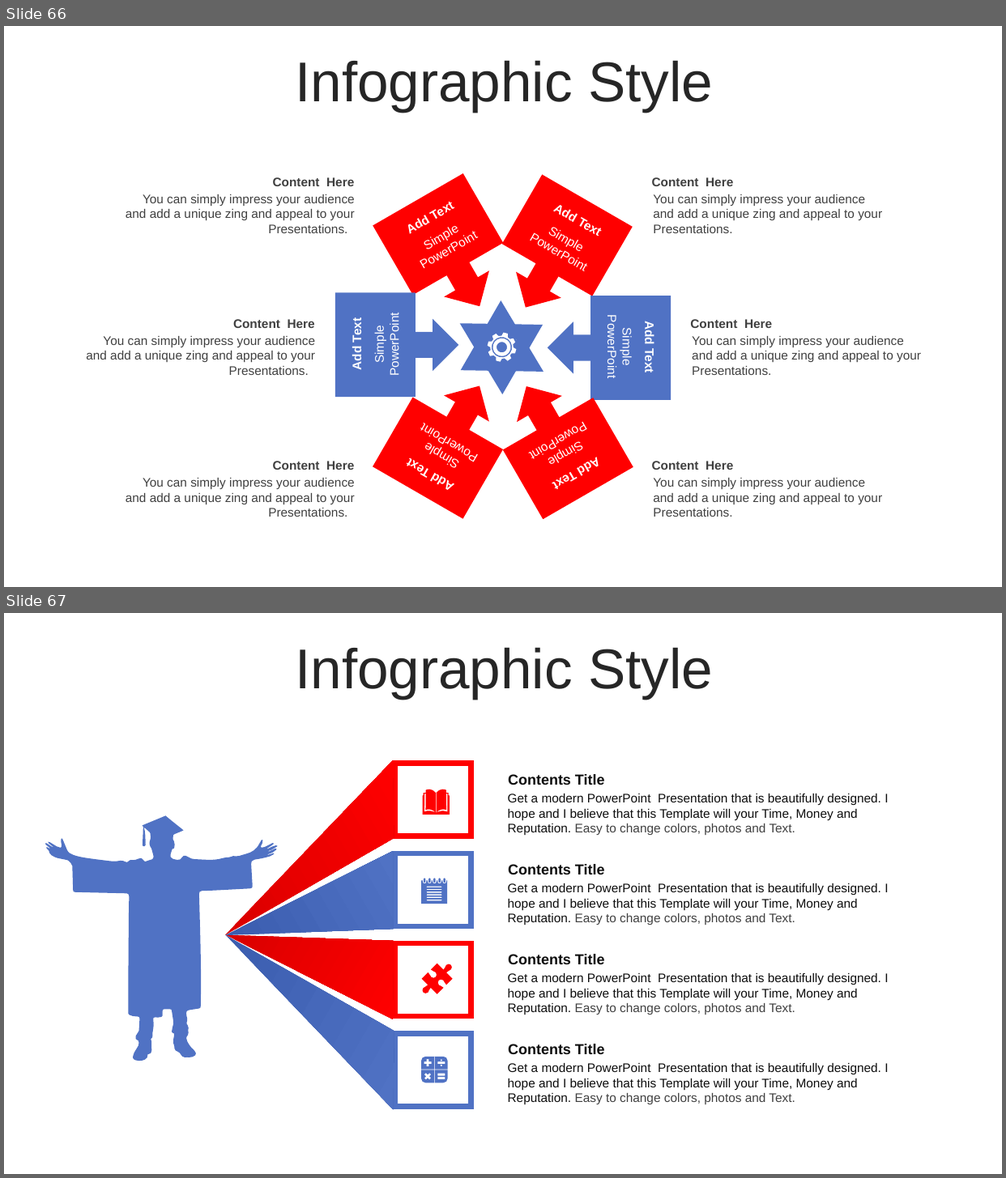
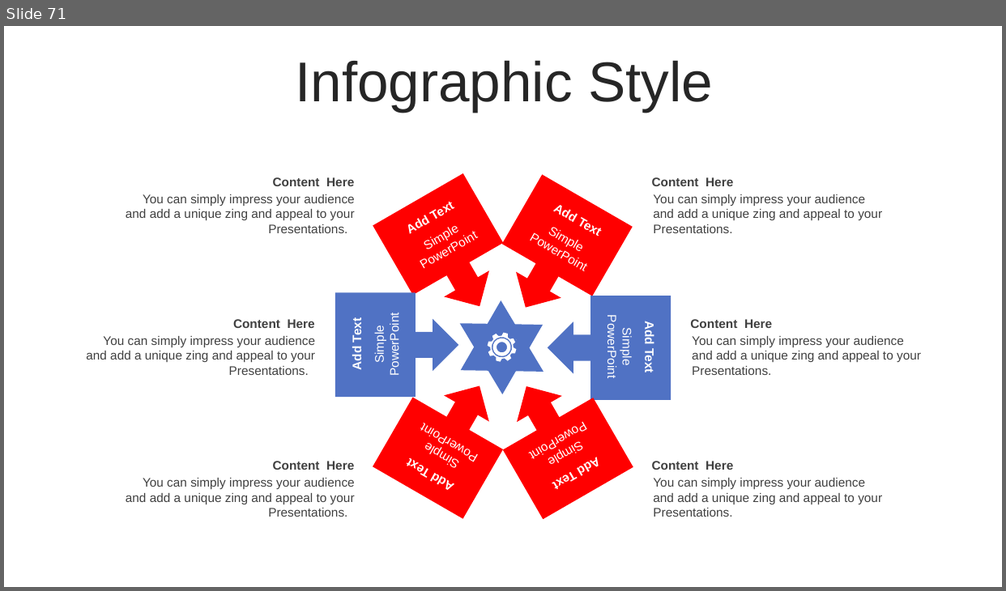
Before and after one commit to WatcharapolxFa/SolveProblemsIn-C-Language, a slide deck: TeachCLanguage/C.pptx. Shown one above the other, each under a label of ours: slides 66 and 67 before the commit, slide 71 after it. The pictures are 1006x1178 and 1006x591 pixels, drawn with LibreOffice and Linux fonts; fonts in the diff are those of the drawing. Boxes give left, top, right and bottom in pixels: in the first picture for what was removed or moved away, otherwise in the second. Text is boxed around its words. In the diff, an @@ line names an element or a change of style, - is before the commit and + after.

```diff
--- a/TeachCLanguage/C.pptx
+++ b/TeachCLanguage/C.pptx
@@ slide 67 removed at (x1=4, y1=613, x2=1002, y2=1174), background #FFFFFF @@
@@ text removed at (x1=295, y1=647, x2=713, y2=699) @@
-Infographic Style
@@ freeform shape removed at (x1=225, y1=761, x2=394, y2=935) @@
@@ rectangle removed at (x1=394, y1=764, x2=471, y2=836) @@
@@ text removed at (x1=508, y1=774, x2=605, y2=785) @@
-Contents Title
@@ freeform shape removed at (x1=423, y1=790, x2=450, y2=815) @@
@@ text removed at (x1=508, y1=794, x2=888, y2=835) @@
-Get a modern PowerPoint Presentation that is beautifully designed. I hope and I believe that this Template will your Time, Money and Reputation. Easy to change colors, photos and Text.
@@ freeform shape removed at (x1=45, y1=815, x2=277, y2=1062) @@
@@ freeform shape removed at (x1=225, y1=851, x2=394, y2=935) @@
@@ rectangle removed at (x1=394, y1=854, x2=471, y2=926) @@
@@ freeform shape removed at (x1=421, y1=878, x2=447, y2=905) @@
@@ text removed at (x1=508, y1=864, x2=605, y2=875) @@
-Contents Title
@@ text removed at (x1=508, y1=884, x2=888, y2=925) @@
-Get a modern PowerPoint Presentation that is beautifully designed. I hope and I believe that this Template will your Time, Money and Reputation. Easy to change colors, photos and Text.
@@ freeform shape removed at (x1=226, y1=935, x2=394, y2=1020) @@
@@ freeform shape removed at (x1=226, y1=935, x2=394, y2=1110) @@
@@ rectangle removed at (x1=394, y1=944, x2=471, y2=1016) @@
@@ freeform shape removed at (x1=415, y1=957, x2=458, y2=1000) @@
@@ text removed at (x1=508, y1=973, x2=888, y2=1015) @@
-Get a modern PowerPoint Presentation that is beautifully designed. I hope and I believe that this Template will your Time, Money and Reputation. Easy to change colors, photos and Text.
@@ text removed at (x1=508, y1=954, x2=605, y2=965) @@
-Contents Title
@@ rectangle removed at (x1=394, y1=1033, x2=471, y2=1106) @@
@@ text removed at (x1=508, y1=1044, x2=605, y2=1054) @@
-Contents Title
@@ freeform shape removed at (x1=421, y1=1057, x2=447, y2=1083) @@
@@ text removed at (x1=508, y1=1063, x2=888, y2=1105) @@
-Get a modern PowerPoint Presentation that is beautifully designed. I hope and I believe that this Template will your Time, Money and Reputation. Easy to change colors, photos and Text.
@@ what was slide 66 is now slide 71 @@
```
Also in this commit, not shown: 6 slides added, 13 other files.
